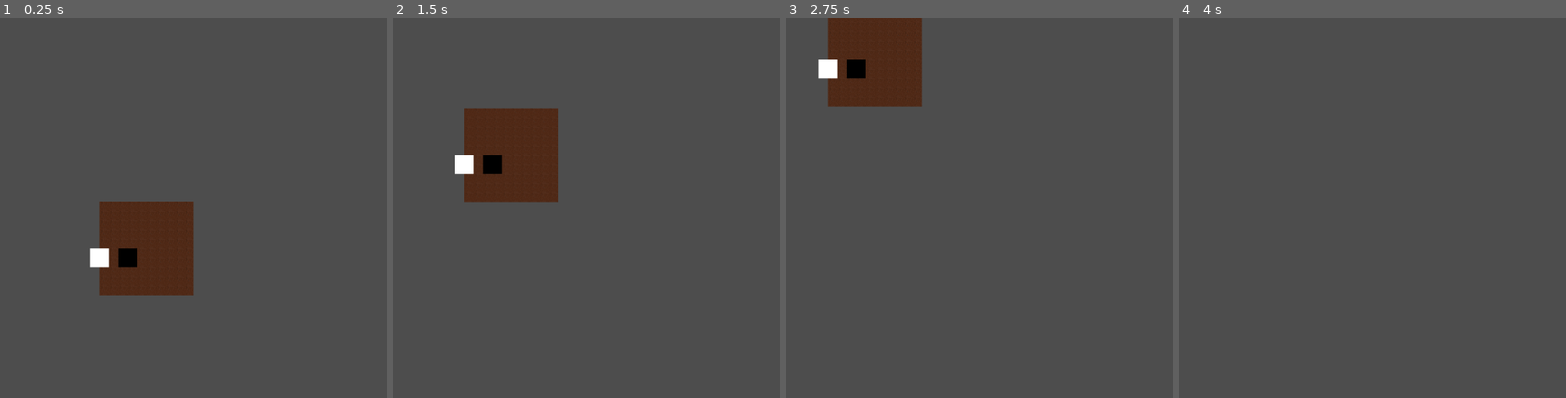
Above: before the commit, frames 1-4 (left to right).
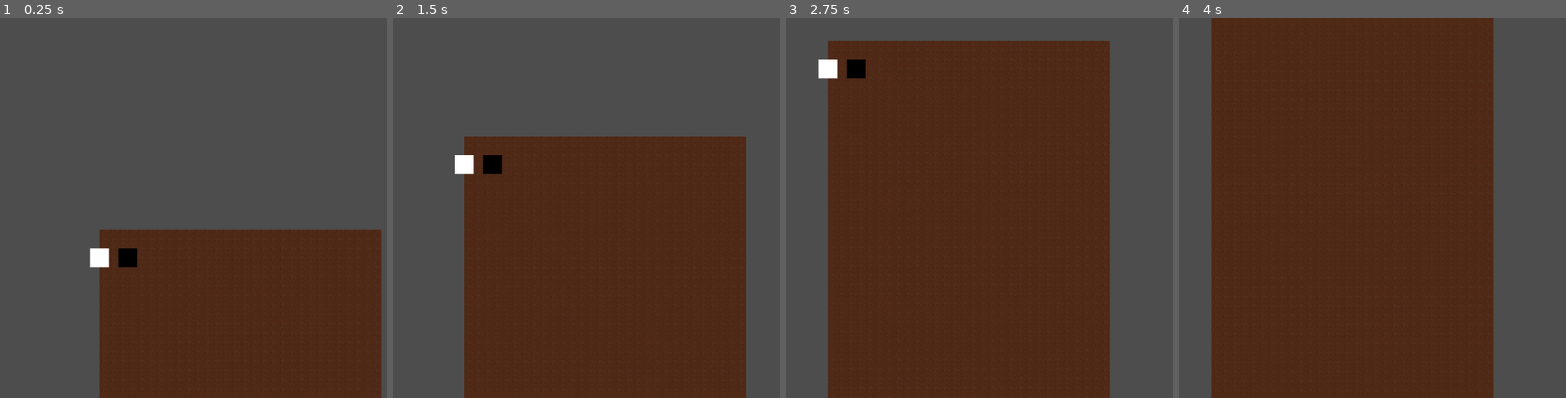
Above: after the commit, the same moments.

Repository: F1ejm/Bratislava_GameJam
Game: Godot game, scene res://Main/Main.tscn
The game is run twice, just before and just after one commit, with the same random seed, the same clock (stepped at 60 frames per second) and the same inputs.
Inputs (mouse positions are in pixels of both pictures, inside the frame that each line leads up to):
- Up to frame 1 (0.25 s): no input
- Up to frame 2 (1.5 s): move the mouse to (640, 189) at 0.52 s; move the mouse to (outside the picture) at 1.27 s
- Up to frame 3 (2.75 s): move the mouse to (952, 124) at 2.02 s
- Up to frame 4 (4 s): move the mouse to (1244, 284) at 2.77 s; move the mouse to (1480, 265) at 3.52 s

The runs differ from the first frame. In frame 1, 30% of the frame differs, in the area x 25-99%, y 48-100%; in frame 2, 48%; in frame 3, 66%; in frame 4, 73%, in the area x 8-82%, y 0-100%.

Commit message:
background

Diff:
--- a/background/back/background.gd
+++ b/background/back/background.gd
@@ -5,17 +5,13 @@
 @export var player : CharacterBody2D
 
 @export var hight:=  10
-@export var width:= 10
+@export var width:= 30
+
+func _process(delta: float) -> void:
+	for h in hight:
+		for w in width:
+			tile.set_cell(0,Vector2i(w,player.position.y+h),0,Vector2(1,1),0)
+
 
 func _ready() -> void:
 	global_position = Vector2(0,0)
-
-
-func detector_entered() -> void:
-	tile.set_cell(0,Vector2i(0,0),0,Vector2(1,1),0)
-
-	for h in hight:
-		for w in width:
-			tile.set_cell(0,Vector2i(w,h),0,Vector2(1,1),0)
-
-	detector.queue_free()
--- a/background/back/background.tscn
+++ b/background/back/background.tscn
@@ -85,3 +85,4 @@
 rect = Rect2(-2, -2, 4, 4)
 
 [connection signal="screen_entered" from="VisibleOnScreenNotifier2D" to="." method="detector_entered"]
+[connection signal="screen_exited" from="VisibleOnScreenNotifier2D" to="." method="detector_exited"]
